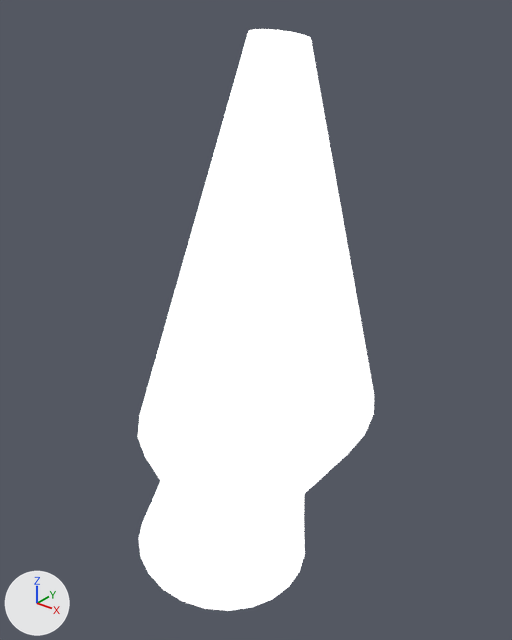
One commit to the OBJ model NorfolkVizApp/depends/models/V01.obj: the scene before it, then after it.
Camera for both pictures: a 50 mm camera at (198.0, -224.0, 245.0) aimed at (14.0, 6.0, 103.0). The lights are fixed; the arrows at lower left show +X, +Y and +Z. Where no turn or scale is listed for an object, it has been applied to the vertices.

Objects in the first picture: 'V01'.
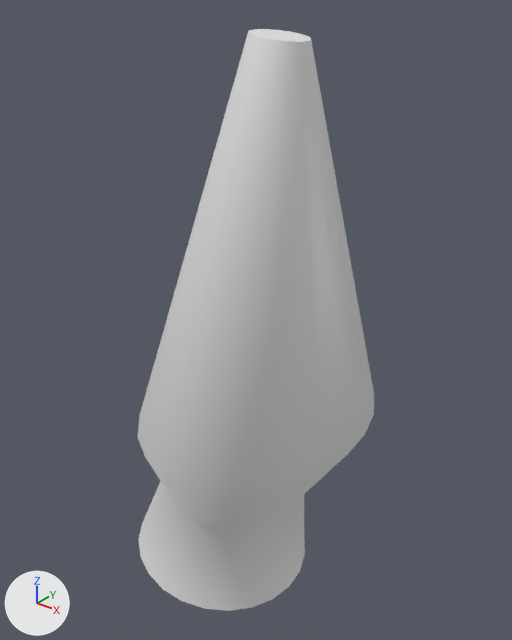
Pixel boxes (x1, y1, x2, y2) of what changed, in the pictures (512 x 640 px):
'V01', recoloured (white to grey)
    both: (137, 29, 374, 611)

Diff of the bpy script that builds the scene:
```diff
--- a/NorfolkVizApp/depends/models/V01.obj.py
+++ b/NorfolkVizApp/depends/models/V01.obj.py
@@ me_v01 @@
 me_v01.from_pydata(...)  # 96 vertices, 188 faces; spans x -48.0..72.0, y -67.0..63.0, z -39.0..227.0
-me_v01.materials.append(mat_17___default)
```
